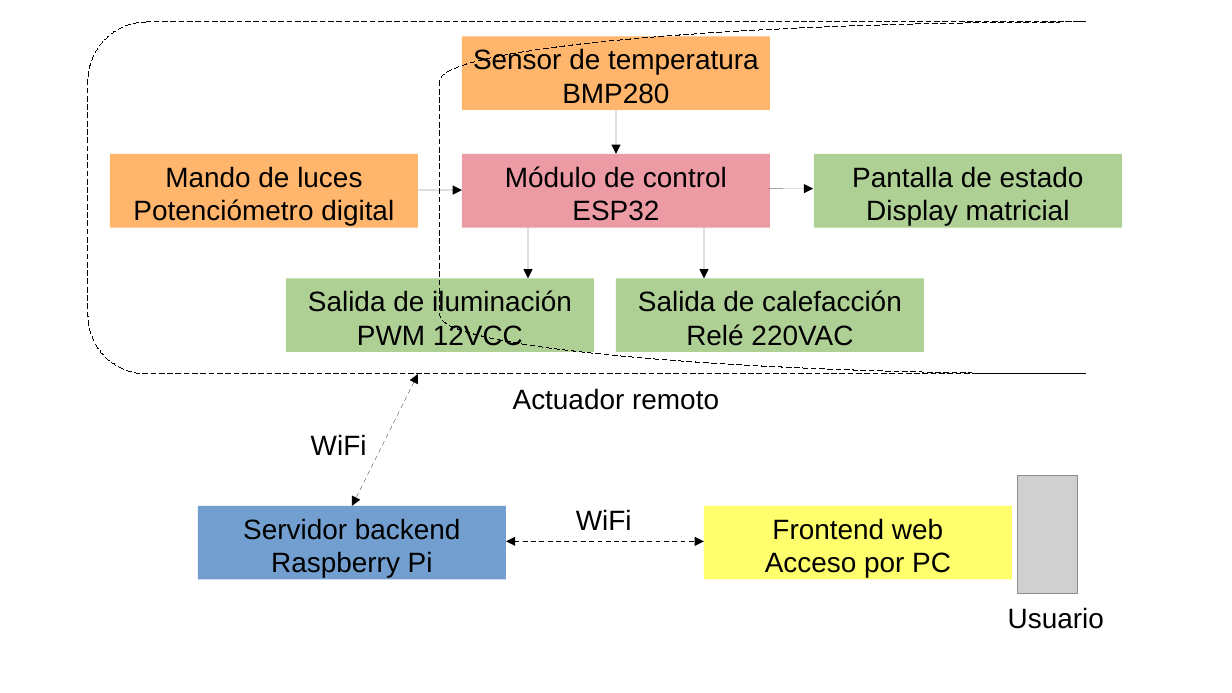
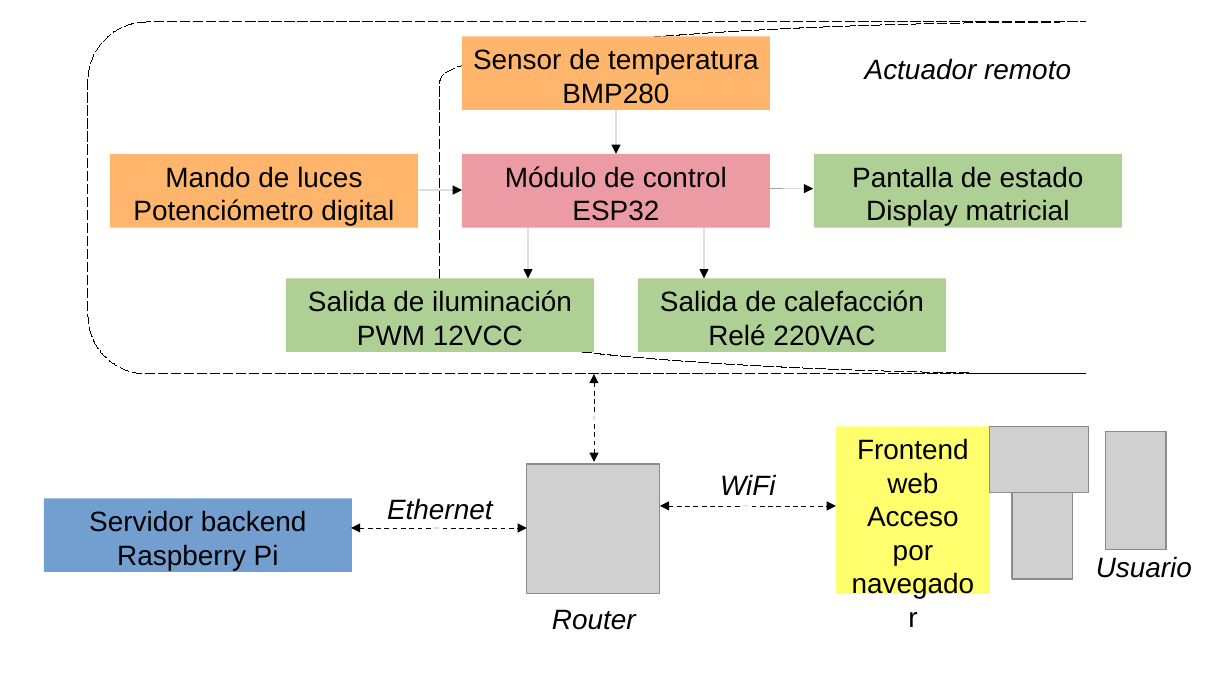
Before and after one commit to javifanelli/GdP, a slide deck: slide 1 of Figuras/Diagramas en bloques.pptx. Drawn at 1232x693 pixels with LibreOffice and Linux fonts; fonts in the diff are those of the drawing; grey boxes stand for pictures. Boxes give left, top, right and bottom in pixels: in the first picture for what was removed or moved away, otherwise in the second. Text is boxed around its words. In the diff, an @@ line names an element or a change of style, - is before the commit and + after.

```diff
--- a/Figuras/Diagramas en bloques.pptx
+++ b/Figuras/Diagramas en bloques.pptx
@@ italic on in 3 elements at (720,474,776,495), (1096,556,1192,578), (865,58,1071,80) @@
@@ text "Actuador remoto": place and size @@
-text "Actuador remoto" at (513,388,719,410)
+text "Actuador remoto" at (865,58,1071,80)
@@ rectangle "Salida de calefacción": place and size @@
-rectangle "Salida de calefacción" at (616,278,925,352)
+rectangle "Salida de calefacción" at (638,278,947,352)
@@ double arrow removed from (418, 375) to (352, 506) @@
@@ double arrow added from (594, 375) to (594, 462), #000000 0 pt dashed @@
@@ text removed at (311,434,367,455) @@
-WiFi
@@ rectangle "Frontend web": place and size @@
-rectangle "Frontend web" at (704,506,1013,580)
+rectangle "Frontend web" at (836,427,991,595)
@@ picture added at (991,427,1090,493) @@
@@ picture: place and size @@
-picture at (1018,476,1079,595)
+picture at (1106,432,1166,550)
@@ picture added at (527,464,660,594) @@
@@ text "WiFi": place and size @@
-text "WiFi" at (576,509,632,530)
+text "WiFi" at (720,474,776,495)
@@ rectangle "Servidor backend": place and size @@
-rectangle "Servidor backend" at (198,506,506,580)
+rectangle "Servidor backend" at (44,499,352,572)
@@ text added at (387,498,492,520), 18 pt, text #000000, italic @@
+Ethernet
@@ double arrow added from (661, 506) to (836, 506), #000000 0 pt dashed @@
@@ text in rectangle at (867,506,959,565): text changed @@
-Acceso por PC
+Acceso por navegador
@@ picture added at (1013,493,1073,580) @@
@@ double arrow moved from (506, 541) - (704, 541) to (351, 528) - (527, 528) @@
@@ text "Usuario": place and size @@
-text "Usuario" at (1008,607,1104,629)
+text "Usuario" at (1096,556,1192,578)
@@ text added at (552,609,636,630), 18 pt, text #000000, italic @@
+Router
```
Also in this commit, not shown: 4 other files.
